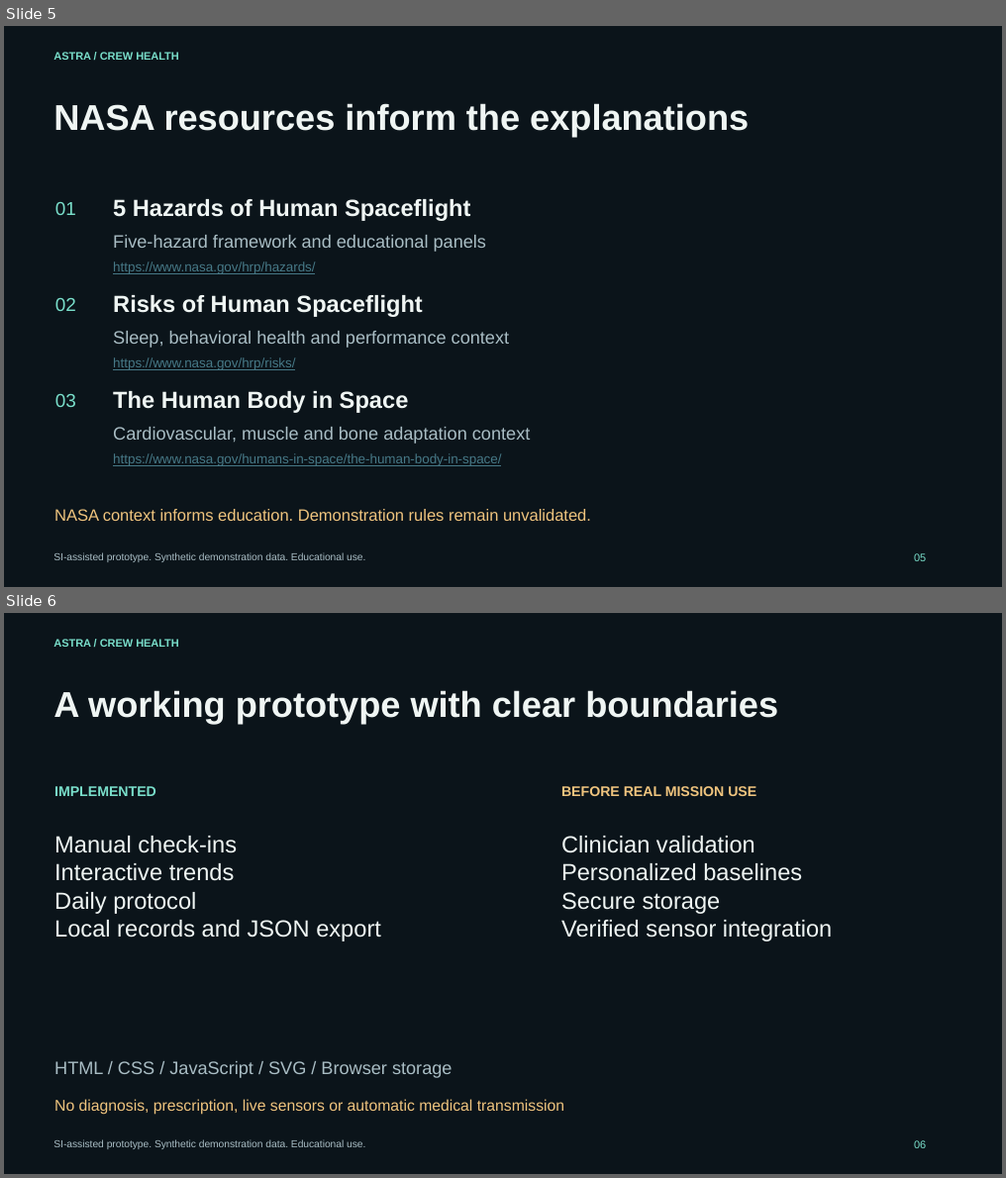
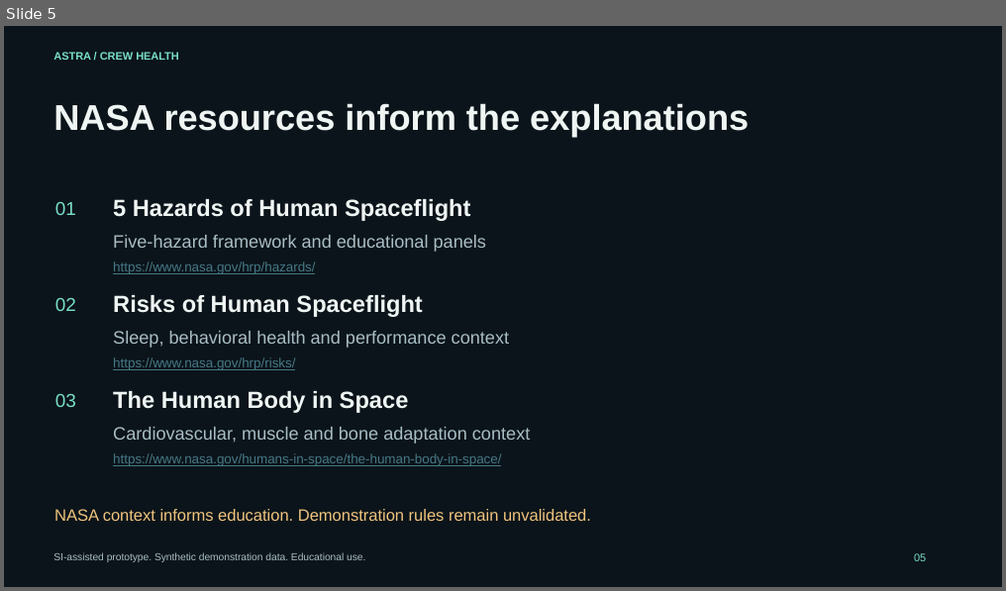
Before and after one commit to YoussoufHard/astra-crew-health, a slide deck: presentation/ASTRA-Presentation.pptx. Shown one above the other, each under a label of ours: slides 5 and 6 before the commit, slide 5 after it. The pictures are 1006x1178 and 1006x591 pixels, drawn with LibreOffice and Linux fonts; fonts in the diff are those of the drawing. Boxes give left, top, right and bottom in pixels: in the first picture for what was removed or moved away, otherwise in the second. Text is boxed around its words. In the diff, an @@ line names an element or a change of style, - is before the commit and + after.

Commit message:
Polish responsive navigation and add real screenshots to the jury deck

```diff
--- a/presentation/ASTRA-Presentation.pptx
+++ b/presentation/ASTRA-Presentation.pptx
@@ slide 6 removed at (4,613,1002,1174), background #0B141A @@
@@ text removed at (54,639,179,647) @@
-ASTRA / CREW HEALTH
@@ text removed at (54,690,778,724) @@
-A working prototype with clear boundaries
@@ text removed at (54,786,156,796) @@
-IMPLEMENTED
@@ text removed at (561,786,756,796) @@
-BEFORE REAL MISSION USE
@@ text removed at (54,836,381,942) @@
-Manual check-ins
-Interactive trends
-Daily protocol
-Local records and JSON export
@@ text removed at (561,836,832,942) @@
-Clinician validation
-Personalized baselines
-Secure storage
-Verified sensor integration
@@ text removed at (54,1061,451,1078) @@
-HTML / CSS / JavaScript / SVG / Browser storage
@@ text removed at (54,1099,564,1115) @@
-No diagnosis, prescription, live sensors or automatic medical transmission
@@ text removed at (54,1141,365,1150) @@
-SI-assisted prototype. Synthetic demonstration data. Educational use.
@@ text removed at (914,1141,926,1149) @@
-06
```
Also in this commit, not shown: 2 slides changed, 1 slide added, 8 other files.
